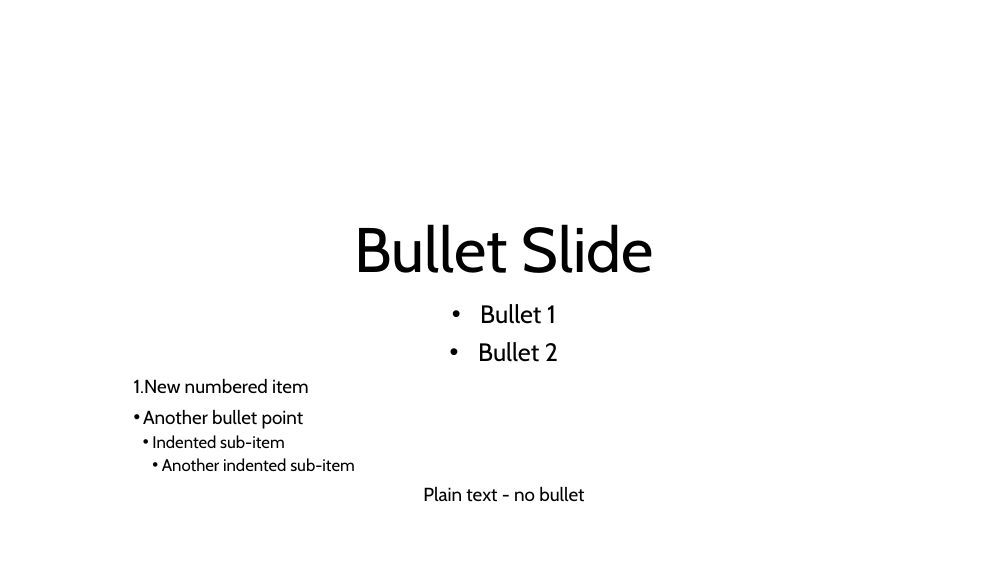
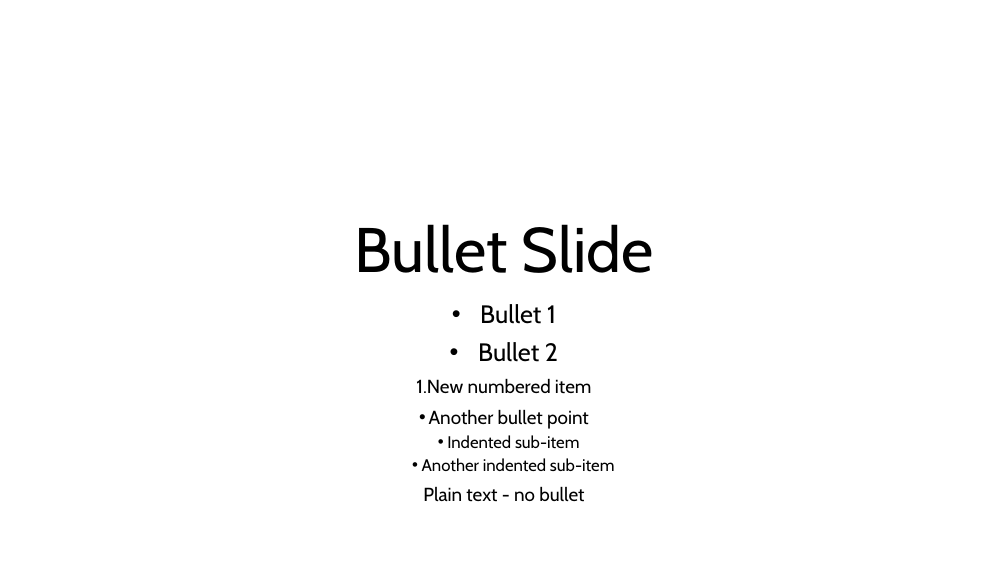
Before and after one commit to MichaelAndreyeshchev/python-pptx, a slide deck: slide 1 of src/demo_test_results/PresentationWBullets_modified.pptx. Drawn at 1008x567 pixels with LibreOffice and Linux fonts; fonts in the diff are those of the drawing. Boxes give left, top, right and bottom in pixels: in the first picture for what was removed or moved away, otherwise in the second. Text is boxed around its words. In the diff, an @@ line names an element or a change of style, - is before the commit and + after.

```diff
--- a/src/demo_test_results/PresentationWBullets_modified.pptx
+++ b/src/demo_test_results/PresentationWBullets_modified.pptx
@@ subtitle at box(416, 378, 615, 472): alignment left to centre @@
```
Also in this commit, not shown: 5 other files.
